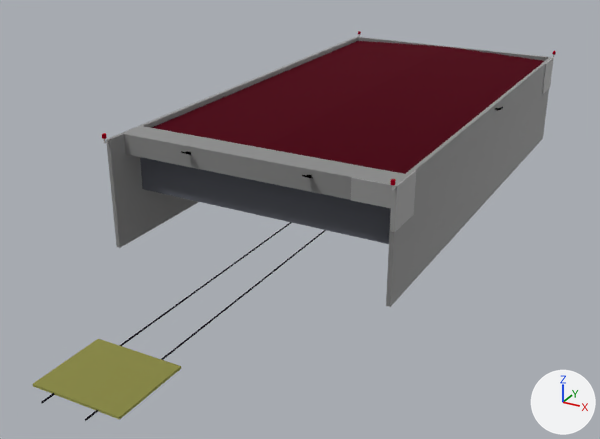
What one commit did to the Blender file PackageSources/CustomModels/Hangar/hangar.blend.
The view is the same before and after, from a 50 mm lens placed at (25.5, -27.8, 17.5), pointed at (4.1, 11.1, -2.0). The lights are fixed; the arrows at lower right show +X, +Y and +Z.

Names of what the first picture shows: 'Cube', 'Cube.001', 'Cube.002', 'checker_n', 'checker_nw', 'roof', 'sectional_door', 'walls'.
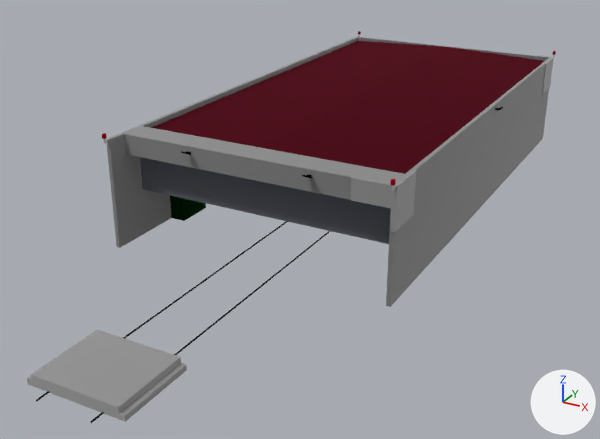
Edits to the bpy script that builds the scene:
```text
Add img_platform_png:
    img_platform_png = load_image('platform.png', '../texture/platform.png', 512, 512, 'sRGB')
Change mat_lojw_rail_chart:
    where n2 = _N.new('ShaderNodeTexImage'); n2.name = 'Base Color Texture'
    n2.image: img_railcart2_png -> img_platform_png
    where n5 = _N.new('ShaderNodeRGB'); n5.name = 'Base Color RGB'
    n5.outputs[0].default_value: (0.674, 0.67, 0.182, 1.0) -> (0.8, 0.8, 0.8, 1.0)  # 'Color', yellow #d6d676 -> 'Color', white #e7e7e7
Add mat_cupboard:
    mat_cupboard = bpy.data.materials.new('cupboard')
    # nodes: BsdfPrincipled, OutputMaterial, RGB, Value
    # colours: dark green #003d09, black #000000
Change me_cube_011:
    used by ob_cube_002; location = (5.5, -10.5, 0.0)
    remove me_cube_011.from_pydata(...)  # 8 vertices, 6 faces; spans x -0.5..3.5, y 0.0..3.5, z 0.0..0.1
    add me_cube_011.from_pydata(...)  # 20 vertices, 16 faces; spans x -0.75..3.75, y 0.0..3.5, z 0.0..0.5
    me_cube_011 part 1
    3 faces are deleted
    4 vertices move from x -0.5..3.5, y 0.0..3.5, z 0.1 to x -0.75..3.75, y 0.0..3.5, z 0.0
    6 vertices are added at (-0.5, 3.5, 0.5), (3.5, 0.0, 0.5), (3.5, 3.5, 0.5), (-0.5, 0.0, 0.5), (-0.5, 0.0, 0.26), (-0.75, 0.0, 0.26)
    6 new vertices lie (0.0, 0.0, 0.25) away from vertices in x -0.5..3.5, y 0.0..3.5, z 0.0..0.1
    13 new faces join them
    me_cube_011 part 2: 2 kept faces spanning x -0.75..3.75, y 0.0..3.5, z 0.0 get new texture (UV) coordinates
Add me_cube_014:
    me_cube_014.from_pydata(...)  # a box spanning x 0.0..0.8, y 0.0..2.0, z 0.0..2.0
    me_cube_014.materials.append(mat_cupboard)
Change ob_cube:
    ob_cube.location: (6.0, 8.0, 0.0) -> (5.75, 8.0, 0.0)
Change ob_cube_001:
    ob_cube_001.location: (8.0, 8.0, 0.0) -> (8.25, 8.0, 0.0)
Add ob_cupboard:
    ob_cupboard = bpy.data.objects.new('cupboard', me_cube_014)
    ob_cupboard.location = (0.2, 4.14, 0.0)
```

Boxes [x1, y1, x2, y2] around the edits, measured in the pictures (600 x 439 px):
'Cube.002', surface changed, reshaped (yellow to grey, 8% wider, 13% taller): before [33, 339, 181, 420]; after [27, 330, 187, 422]
'Cube.001', moved: before [85, 230, 326, 421]; after [90, 231, 330, 423]
'Cube', moved: before [41, 222, 292, 403]; after [36, 221, 287, 401]
'cupboard', added: after [170, 195, 206, 221]
part 1 of me_cube_011, built on: before [33, 339, 181, 420]; after [27, 330, 187, 422]
part 2 of me_cube_011, surface changed: before [119, 367, 181, 419]
